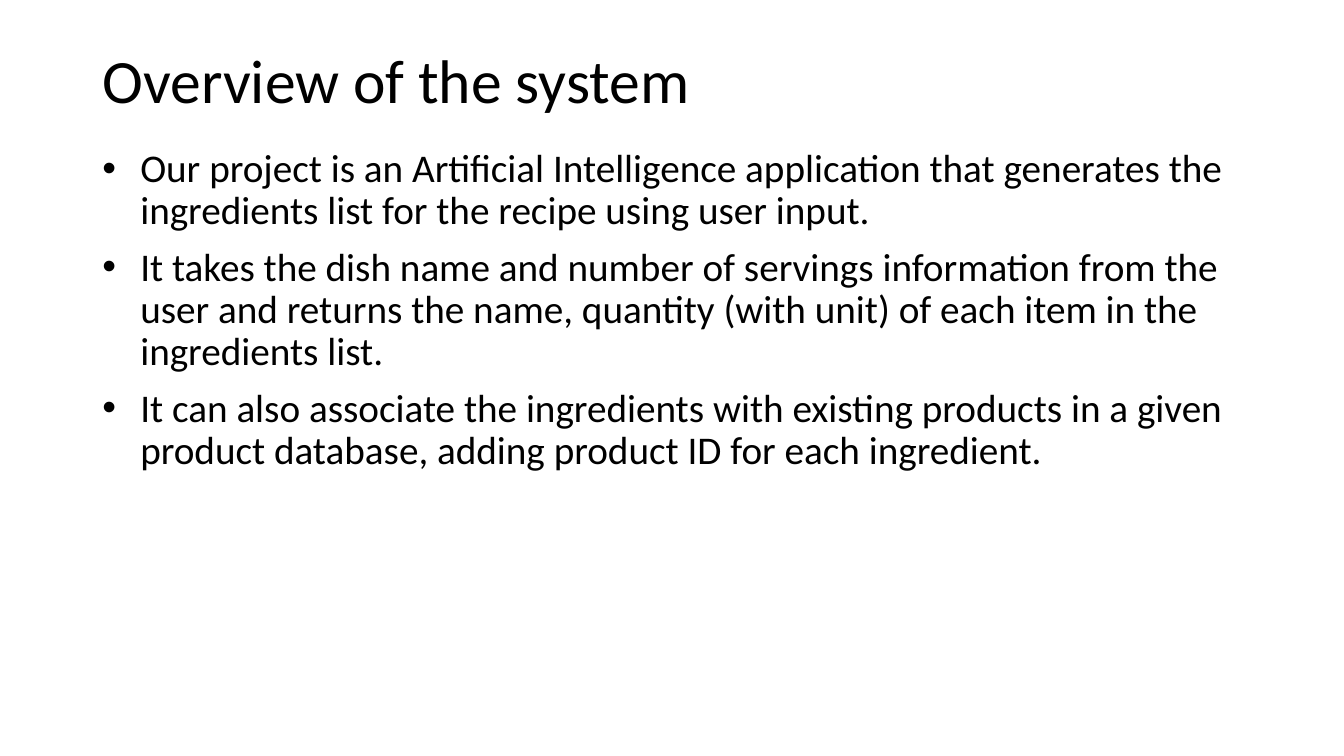
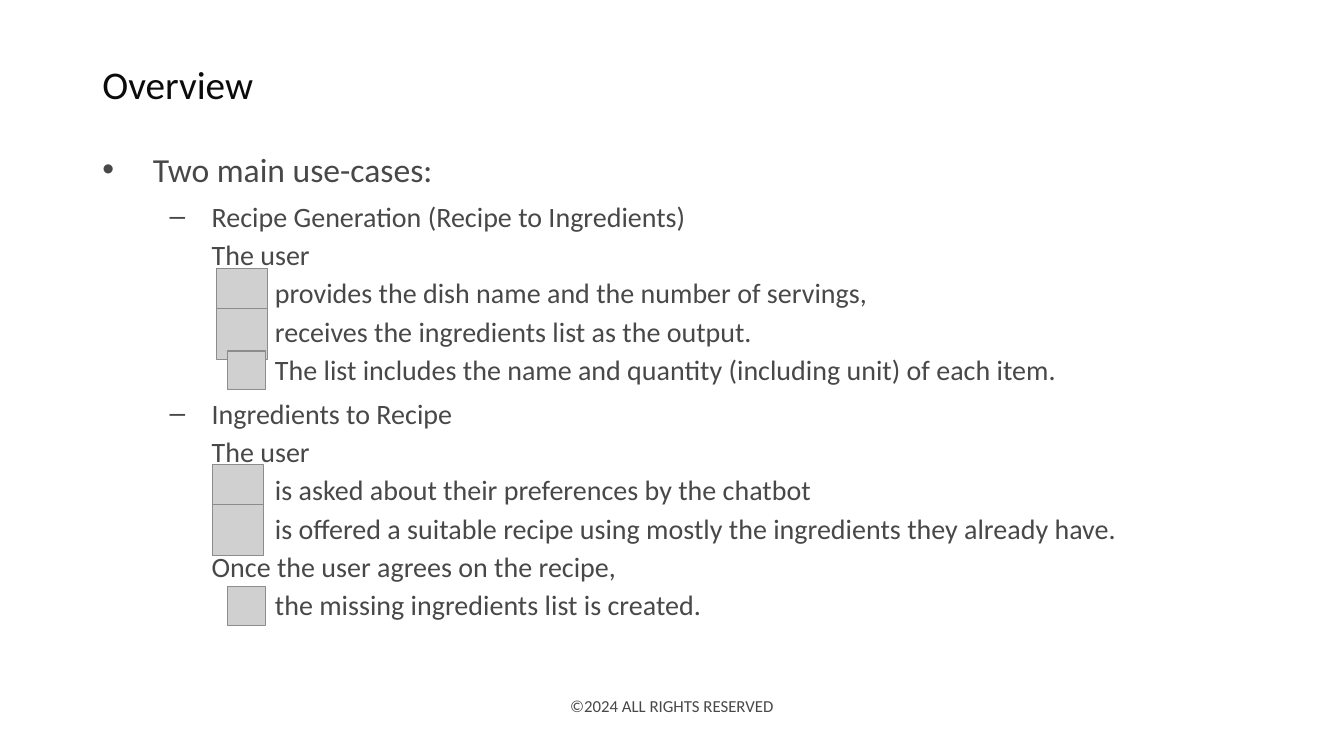
Before and after one commit to deepnetworkgmbh/generative-ai, a slide deck: slide 3 of recipe_generation/Presentation.pptx. Drawn at 1344x756 pixels with LibreOffice and Linux fonts; fonts in the diff are those of the drawing; grey boxes stand for pictures; background and template pictures are left out. Boxes give left, top, right and bottom in pixels: in the first picture for what was removed or moved away, otherwise in the second. Text is boxed around its words. In the diff, an @@ line names an element or a change of style, - is before the commit and + after.

Commit message:
(recipe_generation): Updated the presentation

```diff
--- a/recipe_generation/Presentation.pptx
+++ b/recipe_generation/Presentation.pptx
@@ title at bbox=[102, 72, 253, 100]: text changed; size 44 to 28 pt; text colour #000000 to #0B0B0B @@
-Overview of the system
+Overview
@@ text at bbox=[153, 159, 1116, 620]: text changed; size 28 to 20 pt; text colour #000000 to #484848 @@
-• Our project is an Artificial Intelligence application that generates the ingredients list for the recipe using user input.
-• It takes the dish name and number of servings information from the user and returns the name, quantity (with unit) of each item in the ingredients list.
-• It can also associate the ingredients with existing products in a given product database, adding product ID for each ingredient.
+• Two main use-cases:
+  – Recipe Generation (Recipe to Ingredients)
+    The user
+    provides the dish name and the number of servings,
+    receives the ingredients list as the output.
+    The list includes the name and quantity (including unit) of each item.
+  – Ingredients to Recipe
+    The user
+    is asked about their preferences by the chatbot
+    is offered a suitable recipe using mostly the ingredients they already have.
+    Once the user agrees on the recipe,
+    the missing ingredients list is created.
@@ picture added at bbox=[216, 269, 267, 321] @@
@@ picture added at bbox=[216, 309, 267, 360] @@
@@ picture added at bbox=[227, 351, 265, 389] @@
@@ picture added at bbox=[213, 465, 264, 516] @@
@@ picture added at bbox=[213, 504, 264, 556] @@
@@ picture added at bbox=[227, 587, 265, 625] @@
@@ text added at bbox=[570, 700, 773, 712], 12 pt, text #484848 @@
+©2024 ALL RIGHTS RESERVED
```
Also in this commit, not shown: 16 other slides changed, 4 slides added, 3 slides removed, 1 other file.
